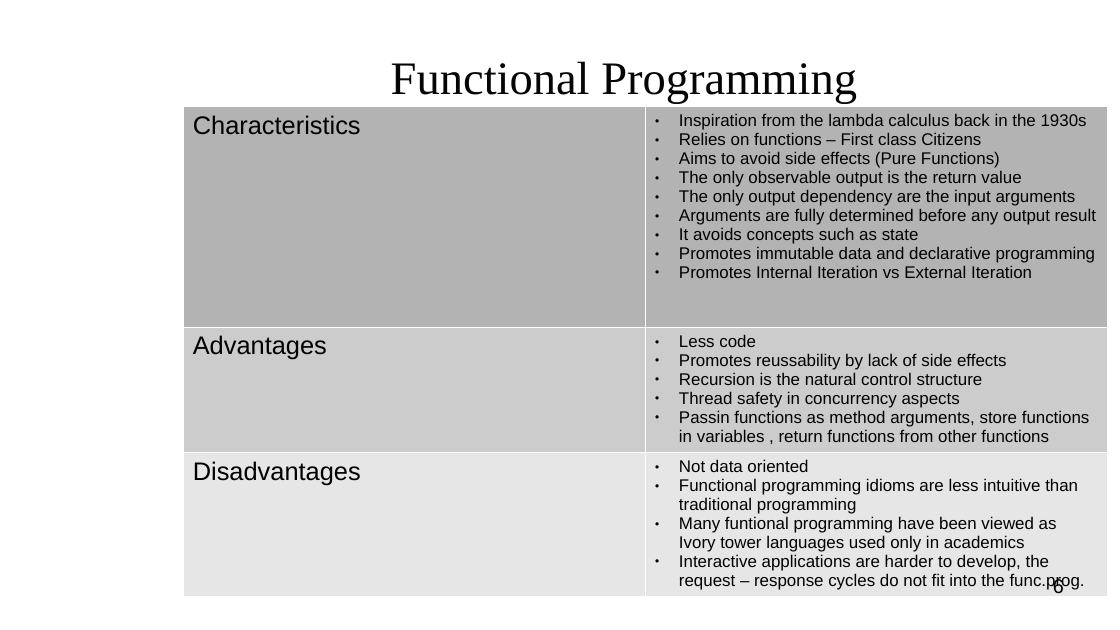
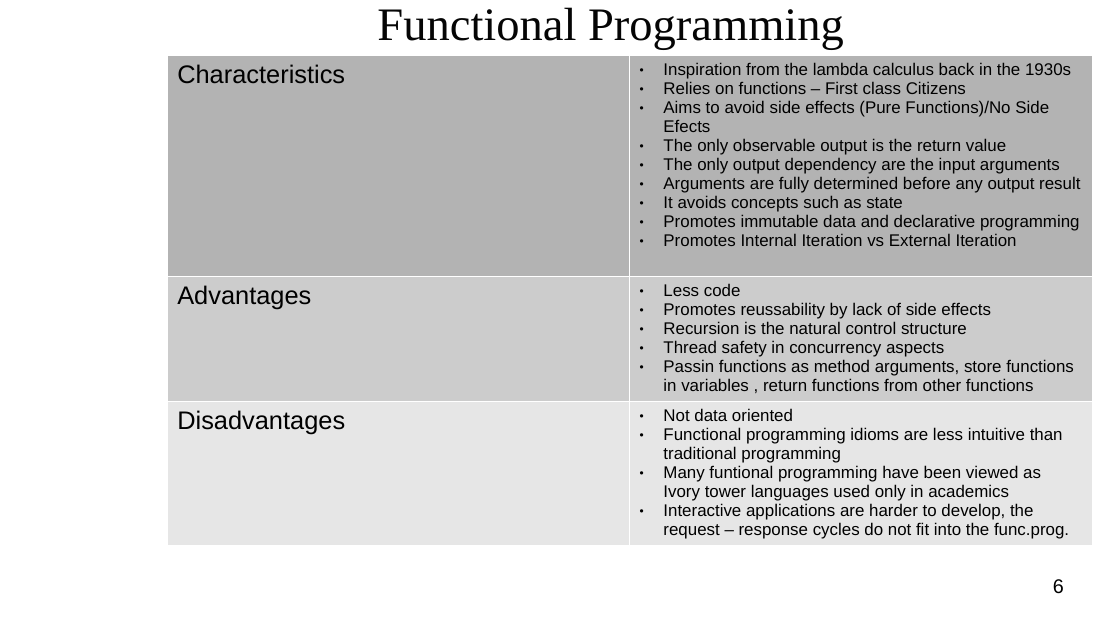
Before and after one commit to popovici-gabriel/projects, a slide deck: slide 6 of rx-samples/docs/Reactive Programming.odp. Drawn at 1120x630 pixels with LibreOffice and Linux fonts; fonts in the diff are those of the drawing; background and template pictures are left out. Boxes give left, top, right and bottom in pixels: in the first picture for what was removed or moved away, otherwise in the second. Text is boxed around its words. In the diff, an @@ line names an element or a change of style, - is before the commit and + after.

```diff
--- a/rx-samples/docs/Reactive Programming.odp
+++ b/rx-samples/docs/Reactive Programming.odp
@@ title "Functional Programming" moved from (x1=391, y1=61, x2=857, y2=104) to (x1=377, y1=7, x2=844, y2=50) @@
@@ table at (x1=168, y1=55, x2=1093, y2=545) @@
-row 1, column 2: Inspiration from the lambda calculus back in the 1930s / Relies on functions – First class Citizens / Aims to avoid side effects (Pure Functions) / The only observable output is the return value / The only output dependency are the input arguments / Arguments are fully determined before any output result / It avoids concepts such as state / Promotes immutable data and declarative programming / Promotes Internal Iteration vs External Iteration
+row 1, column 2: Inspiration from the lambda calculus back in the 1930s / Relies on functions – First class Citizens / Aims to avoid side effects (Pure Functions)/No Side Efects / The only observable output is the return value / The only output dependency are the input arguments / Arguments are fully determined before any output result / It avoids concepts such as state / Promotes immutable data and declarative programming / Promotes Internal Iteration vs External Iteration
@@ table moved from (x1=183, y1=106, x2=1108, y2=596) to (x1=168, y1=55, x2=1093, y2=545) @@
```
Also in this commit, not shown: 1 other slide changed, 2 slides removed, 7 other files.
